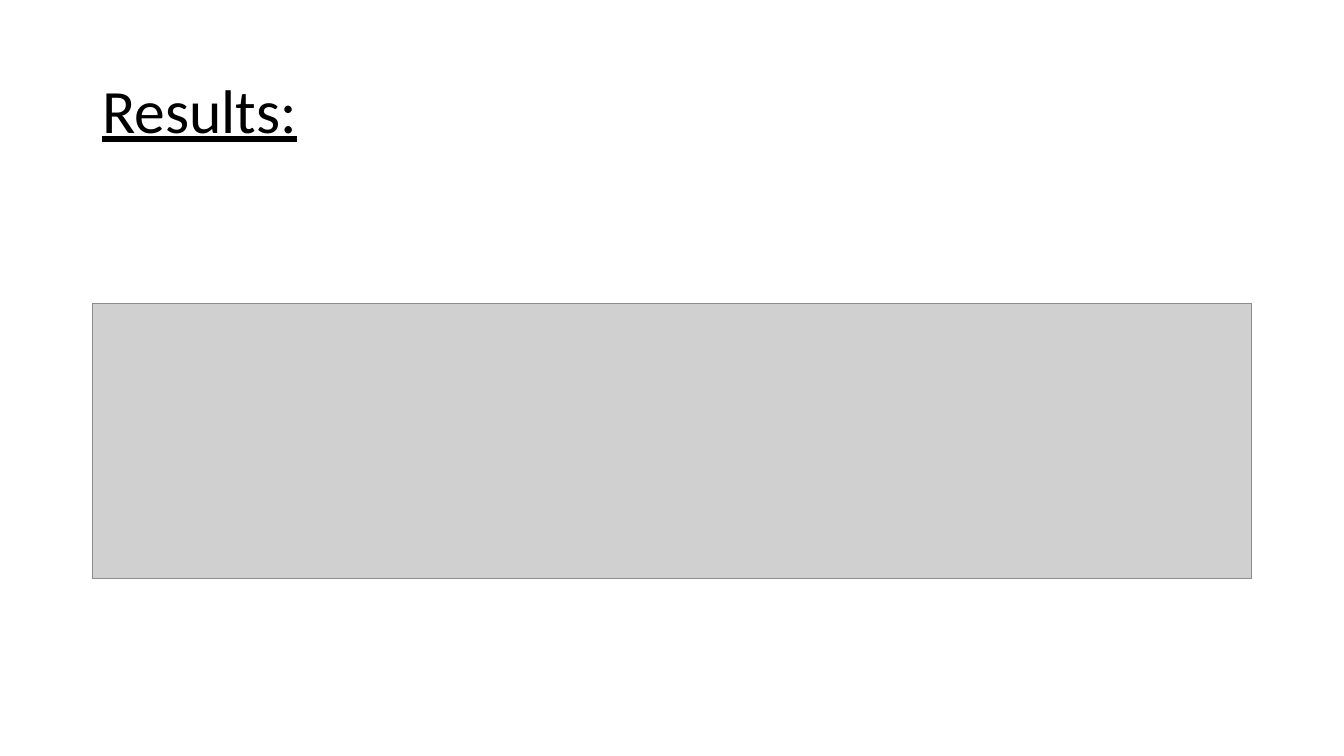
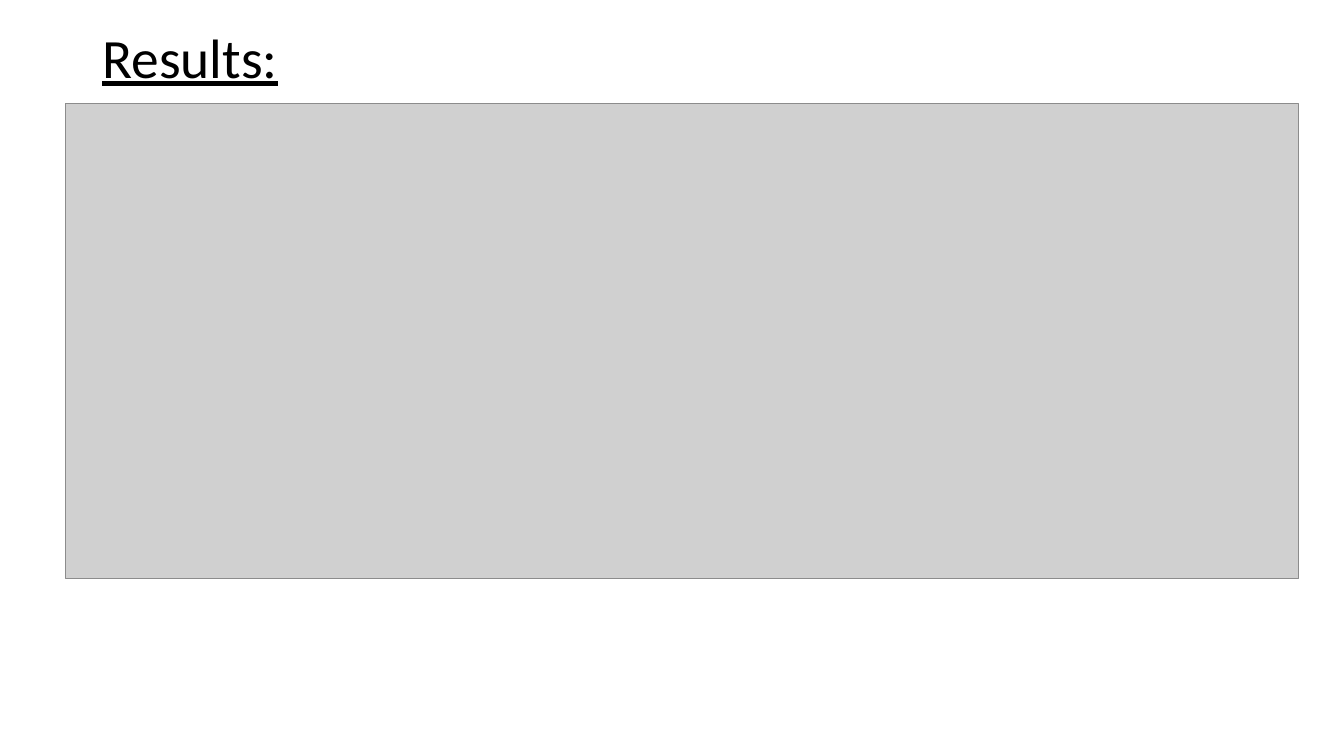
Before and after one commit to srilven/svfinal_risc, a slide deck: slide 17 of SV_final_project_ppt.pptx (slide 16 before the commit). Drawn at 1344x756 pixels with LibreOffice and Linux fonts; fonts in the diff are those of the drawing; grey boxes stand for pictures. Boxes give left, top, right and bottom in pixels: in the first picture for what was removed or moved away, otherwise in the second. Text is boxed around its words. In the diff, an @@ line names an element or a change of style, - is before the commit and + after.

```diff
--- a/SV_final_project_ppt.pptx
+++ b/SV_final_project_ppt.pptx
@@ title "Results:" at bbox=[102, 39, 277, 86]: size 44 to 39.6 pt @@
@@ picture: place and size @@
-picture at bbox=[93, 303, 1252, 578]
+picture at bbox=[66, 104, 1300, 579]
```
Also in this commit, not shown: 3 other slides changed, 2 slides added, 1 slide removed.
